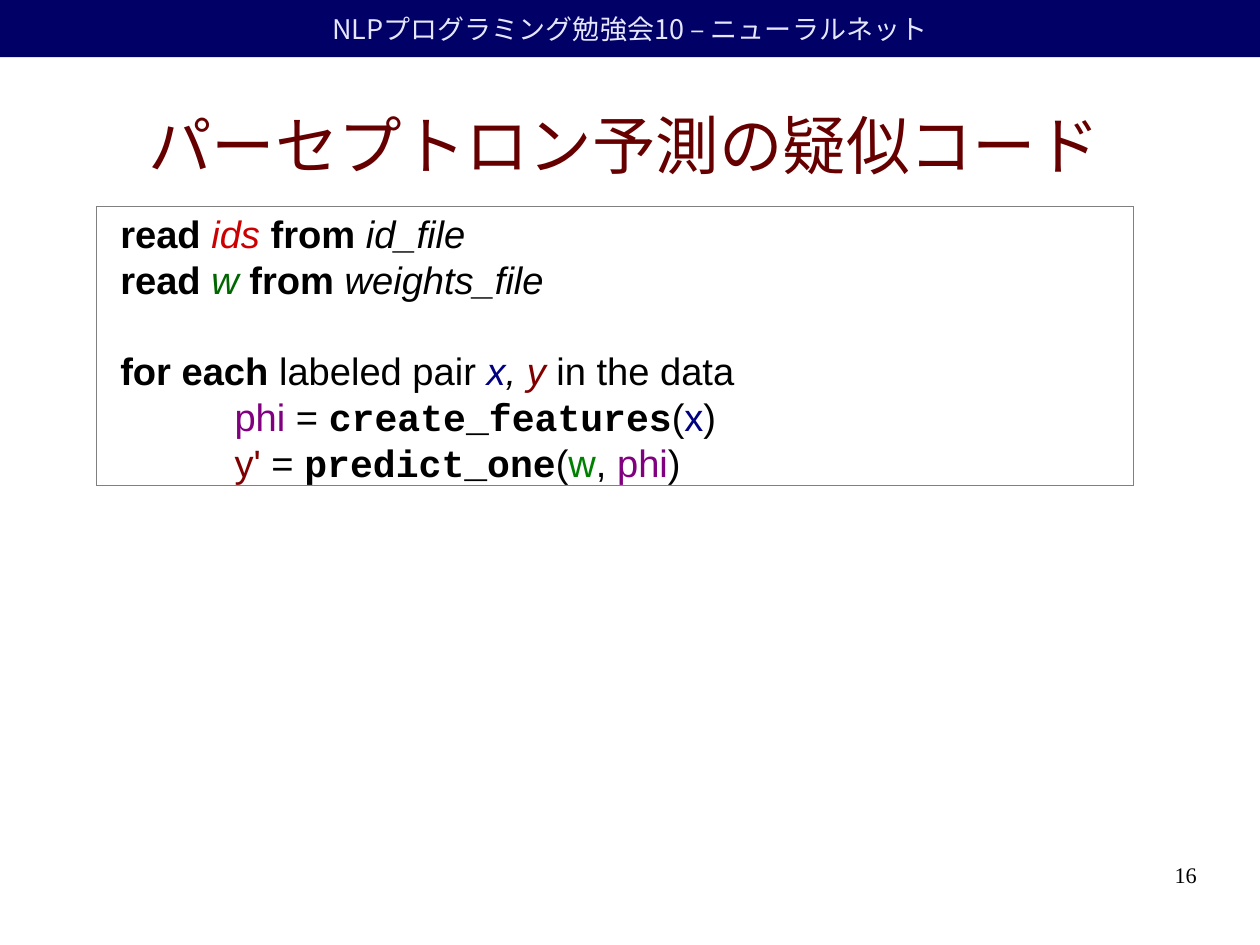
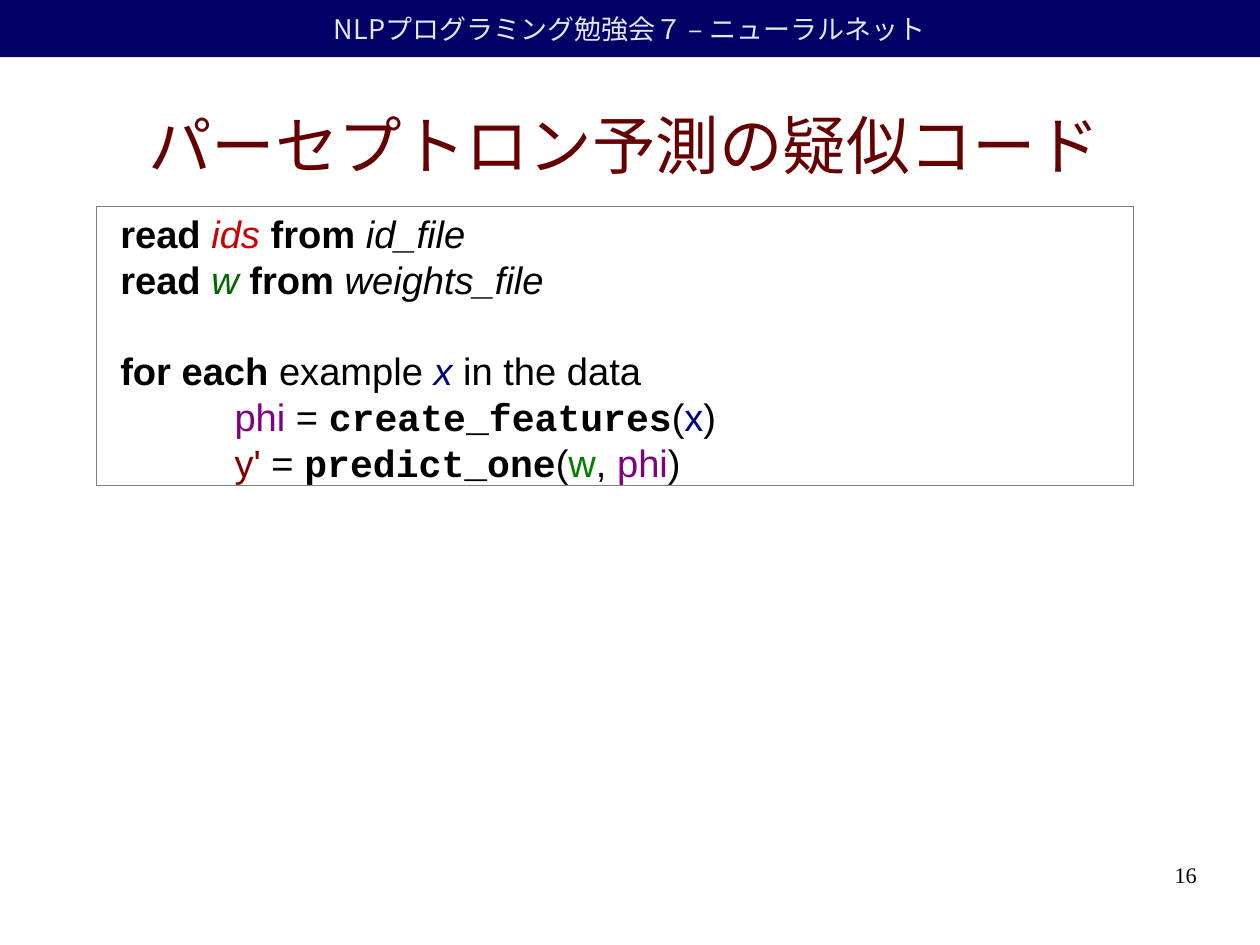
Before and after one commit to duffrind/nlppractice, a slide deck: slide 16 of download/07-nn/nlp-programming-ja-07-nn.odp. Drawn at 1260x945 pixels with LibreOffice and Linux fonts; fonts in the diff are those of the drawing; background and template pictures are left out. Boxes give left, top, right and bottom in pixels: in the first picture for what was removed or moved away, otherwise in the second. Text is boxed around its words. In the diff, an @@ line names an element or a change of style, - is before the commit and + after.

```diff
--- a/download/07-nn/nlp-programming-ja-07-nn.odp
+++ b/download/07-nn/nlp-programming-ja-07-nn.odp
@@ text in rectangle at box(334, 16, 925, 41): text changed @@
-NLPプログラミング勉強会10 – ニューラルネット
+NLPプログラミング勉強会７ – ニューラルネット
@@ text at box(120, 220, 716, 486): text changed @@
-read ids from id_file
-read w from weights_file
-for each labeled pair x, y in the data
-phi = create_features(x)
-y' = predict_one(w, phi)
+read ids from id_file
+read w from weights_file
+for each example x in the data
+phi = create_features(x)
+y' = predict_one(w, phi)
```
Also in this commit, not shown: 33 other slides changed, 7 slides added, 1 slide removed, 3 other files.
